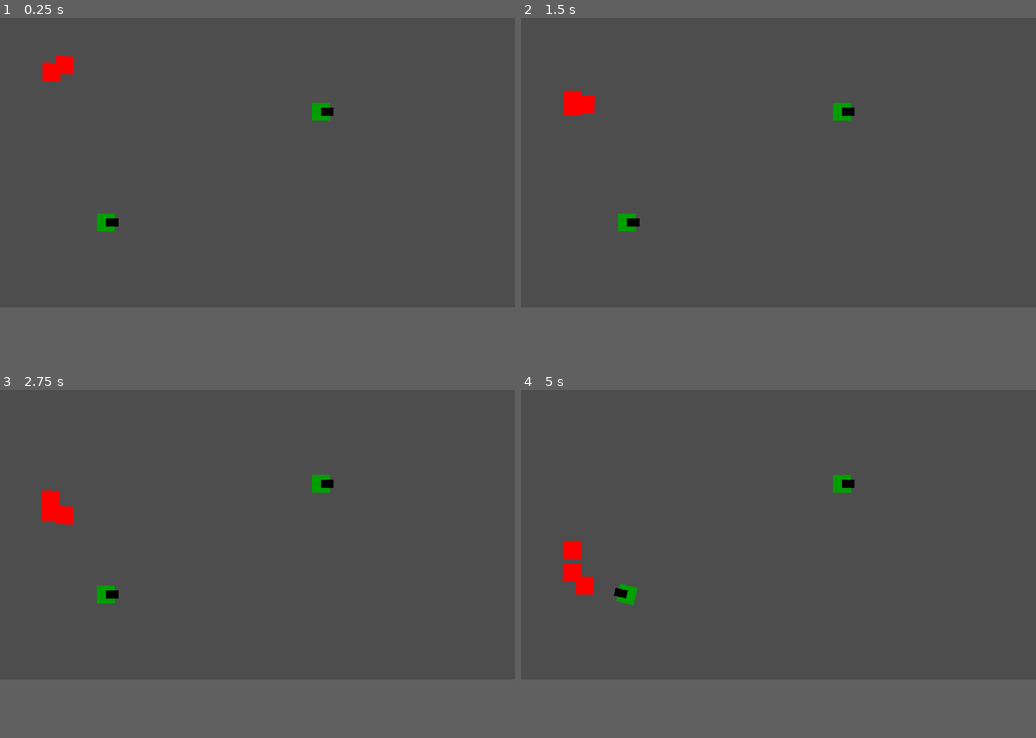
Above: before the commit, frames 1-4 (two rows, left to right).
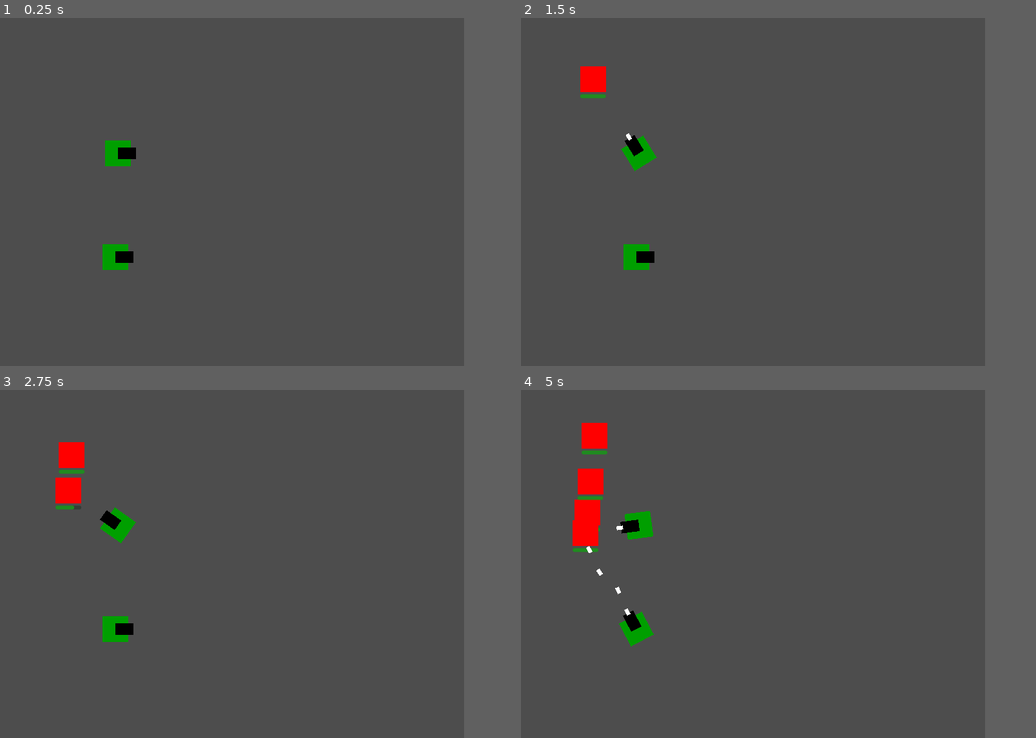
Above: after the commit, the same moments.

Repository: Th1nhNg0/Farm-Defender-Tactics
Game: Godot game, scene res://Scenes/MainScenes/main.tscn
The game is run twice, just before and just after one commit, with the same random seed, the same clock (stepped at 60 frames per second) and the same inputs.
Inputs:
- Up to frame 1 (0.25 s): no input
- Up to frame 2 (1.5 s): no input
- Up to frame 3 (2.75 s): no input
- Up to frame 4 (5 s): no input
In our replay, the window is 799x449 before the commit and 720x540 after it. These sizes can differ from the game's own. Grey fills any space a smaller window leaves; there, only what the larger window draws over its background counts as a difference.

The runs differ from the first frame. In frame 1, 1.6% of the frame differs, in the area x 8-65%, y 10-73%; in frame 2, 2.0%; in frame 3, 2.4%; in frame 4, 3.3%, in the area x 8-65%, y 9-74%.

Commit message:
Add BaseBullet and BaseTower scripts, implement shooting mechanism

Diff:
--- /dev/null
+++ b/Scenes/Characters/BaseBullet.tscn
@@ -0,0 +1,37 @@
+[gd_scene load_steps=3 format=3 uid="uid://dkfm0s4g4fil8"]
+
+[ext_resource type="Script" path="res://Scripts/BaseBullet.gd" id="1_afgib"]
+
+[sub_resource type="RectangleShape2D" id="RectangleShape2D_6nn0h"]
+size = Vector2(10, 6)
+
+[node name="RigidBody2D" type="RigidBody2D"]
+gravity_scale = 0.0
+script = ExtResource("1_afgib")
+
+[node name="CollisionShape2D" type="CollisionShape2D" parent="."]
+shape = SubResource("RectangleShape2D_6nn0h")
+
+[node name="BaseBullet" type="Node2D" parent="."]
+
+[node name="ColorRect" type="ColorRect" parent="BaseBullet"]
+anchors_preset = 8
+anchor_left = 0.5
+anchor_top = 0.5
+anchor_right = 0.5
+anchor_bottom = 0.5
+offset_left = -5.0
+offset_top = -3.0
+offset_right = 5.0
+offset_bottom = 3.0
+grow_horizontal = 2
+grow_vertical = 2
+
+[node name="Area2D" type="Area2D" parent="."]
+collision_layer = 0
+collision_mask = 16
+
+[node name="CollisionShape2D" type="CollisionShape2D" parent="Area2D"]
+shape = SubResource("RectangleShape2D_6nn0h")
+
+[connection signal="area_entered" from="Area2D" to="." method="_on_area_2d_area_entered"]
--- a/Scenes/Characters/BaseTower.tscn
+++ b/Scenes/Characters/BaseTower.tscn
@@ -42,5 +42,12 @@
 [node name="CollisionShape2D" type="CollisionShape2D" parent="Area2D"]
 shape = SubResource("CircleShape2D_tlro2")
 
+[node name="Timer" type="Timer" parent="."]
+autostart = true
+
+[node name="Marker2D" type="Marker2D" parent="."]
+position = Vector2(30, 0)
+
 [connection signal="area_entered" from="Area2D" to="." method="_on_area_2d_area_entered"]
 [connection signal="area_exited" from="Area2D" to="." method="_on_area_2d_area_exited"]
+[connection signal="timeout" from="Timer" to="." method="_on_timer_timeout"]
--- a/Scenes/Characters/Enemy.tscn
+++ b/Scenes/Characters/Enemy.tscn
@@ -4,10 +4,22 @@
 script/source = "extends PathFollow2D
 
 @export var SPEED: int=10
+@export var HEALTH:int = 50
+@onready var progress_bar = $ProgressBar
 
-# Called every frame. 'delta' is the elapsed time since the previous frame.
+func _ready():
+	progress_bar.max_value=HEALTH
+	progress_bar.value=HEALTH
+
 func _process(delta):
 	progress+=delta*SPEED
+
+
+func take_damage(damage:int):
+	HEALTH-=damage
+	progress_bar.value=HEALTH
+	if HEALTH<0:
+		queue_free()
 "
 
 [sub_resource type="RectangleShape2D" id="RectangleShape2D_30g0i"]
@@ -33,9 +45,18 @@
 grow_vertical = 2
 color = Color(1, 0, 0, 1)
 
-[node name="Area2D" type="Area2D" parent="."]
+[node name="EnemyBody" type="Area2D" parent="."]
 collision_layer = 16
 collision_mask = 0
 
-[node name="CollisionShape2D" type="CollisionShape2D" parent="Area2D"]
+[node name="CollisionShape2D" type="CollisionShape2D" parent="EnemyBody"]
 shape = SubResource("RectangleShape2D_30g0i")
+
+[node name="ProgressBar" type="ProgressBar" parent="."]
+self_modulate = Color(0, 1, 0, 1)
+offset_left = -20.0
+offset_top = 23.0
+offset_right = 20.0
+offset_bottom = 29.0
+value = 50.0
+show_percentage = false
--- a/Scenes/MainScenes/main.tscn
+++ b/Scenes/MainScenes/main.tscn
@@ -1,38 +1,32 @@
 [gd_scene load_steps=4 format=3 uid="uid://d3f7y5y7fkqe2"]
 
-[ext_resource type="PackedScene" uid="uid://cjri3m6cpa0ts" path="res://Scenes/Characters/Enemy.tscn" id="1_mdtpx"]
+[ext_resource type="Script" path="res://Scripts/MonsterSpawner.gd" id="2_lru8d"]
 [ext_resource type="PackedScene" uid="uid://b4r2kv38r4lo5" path="res://Scenes/Characters/BaseTower.tscn" id="2_m043f"]
 
 [sub_resource type="Curve2D" id="Curve2D_6x8n7"]
 _data = {
-"points": PackedVector2Array(0, 0, 0, 0, 115, 108, 0, 0, 0, 0, 113, 526, 0, 0, 0, 0, 372, 520, 0, 0, 0, 0, 360, 295, 0, 0, 0, 0, 368, 119, 0, 0, 0, 0, 666, 139, 0, 0, 0, 0, 653, 498, 0, 0, 0, 0, 880, 496, 0, 0, 0, 0, 857, 164, 0, 0, 0, 0, 768, 163, 0, 0, 0, 0, 743, 293, 0, 0, 0, 0, 840, 353, 0, 0, 0, 0, 817, 245)
+"points": PackedVector2Array(0, 0, 0, 0, 213, 121, 0, 0, 0, 0, 179, 491, 0, 0, 0, 0, 372, 520, 0, 0, 0, 0, 360, 295, 0, 0, 0, 0, 365, 207, 0, 0, 0, 0, 368, 119, 0, 0, 0, 0, 524, 135, 0, 0, 0, 0, 528, 481, 0, 0, 0, 0, 659, 477, 0, 0, 0, 0, 634, 159, 0, 0, 0, 0, 572, 314, 0, 0, 0, 0, 660, 384, 0, 0, 0, 0, 743, 293, 0, 0, 0, 0, 722, 238, 0, 0, 0, 0, 681, 203, 0, 0, 0, 0, 753, 186, 0, 0, 0, 0, 703, 167)
 }
-point_count = 13
+point_count = 17
 
-[node name="Node2D" type="Node2D"]
+[node name="MainScence" type="Node2D"]
 
 [node name="BaseTower" parent="." instance=ExtResource("2_m043f")]
-position = Vector2(237, 458)
+position = Vector2(183, 210)
 
 [node name="BaseTower2" parent="." instance=ExtResource("2_m043f")]
-position = Vector2(718, 210)
+position = Vector2(179, 371)
+reload_time = 0.2
 
-[node name="Path2D" type="Path2D" parent="."]
+[node name="Track" type="Path2D" parent="."]
+position = Vector2(-99, -50)
 curve = SubResource("Curve2D_6x8n7")
 
-[node name="Enemy" parent="Path2D" instance=ExtResource("1_mdtpx")]
-position = Vector2(115, 108)
-rotation = 1.57558
-SPEED = 50
+[node name="MonsterSpawner" type="Node" parent="." node_paths=PackedStringArray("Track")]
+script = ExtResource("2_lru8d")
+Track = NodePath("../Track")
 
-[node name="Enemy2" parent="Path2D" instance=ExtResource("1_mdtpx")]
-position = Vector2(145, 88)
-rotation = 1.57558
-h_offset = 30.0
-v_offset = -20.0
-SPEED = 70
+[node name="Timer" type="Timer" parent="MonsterSpawner"]
+autostart = true
 
-[node name="Enemy3" parent="Path2D" instance=ExtResource("1_mdtpx")]
-position = Vector2(115, 108)
-rotation = 1.57558
-SPEED = 60
+[connection signal="timeout" from="MonsterSpawner/Timer" to="MonsterSpawner" method="_on_timer_timeout"]
--- /dev/null
+++ b/Scripts/BaseBullet.gd
@@ -0,0 +1,18 @@
+class_name BaseBullet
+extends RigidBody2D
+
+@export var SPEED=200
+@export var DAMEAGE = 5
+
+func start(spawn_pos,target):
+	rotation  = spawn_pos.global_rotation
+	position = spawn_pos.global_position
+	var direction = (target.global_position - position).normalized()
+	linear_velocity=direction*SPEED
+
+
+func _on_area_2d_area_entered(area:Area2D):
+	if area.get_parent().has_method('take_damage'):
+		print('HIT')
+		area.get_parent().take_damage(DAMEAGE)
+		queue_free()
--- a/Scripts/BaseTower.gd
+++ b/Scripts/BaseTower.gd
@@ -1,6 +1,14 @@
 extends Node2D
 
+@export var reload_time:float = 0.5
+@onready var timer = $Timer
+@onready var marker_2d = $Marker2D
+var BaseBullet = preload("res://Scenes/Characters/BaseBullet.tscn")
+
 var enemies:Array[PathFollow2D]=[]
+
+func _ready():
+	timer.wait_time = reload_time
 
 func _process(delta):
 	var enemy=get_enemy_with_highest_progress_ratio()
@@ -13,14 +21,19 @@
 func _on_area_2d_area_exited(area):
 	enemies.erase(area.get_parent())
 
-
 func get_enemy_with_highest_progress_ratio():
 	var max_progress = 0.0
 	var leader = null
-
 	for enemy in enemies:
 		if enemy.progress_ratio > max_progress:
 			max_progress = enemy.progress_ratio
 			leader = enemy
 
 	return leader
+
+func _on_timer_timeout():
+	var enemy=get_enemy_with_highest_progress_ratio()
+	if enemy:
+		var new_bullet:RigidBody2D =BaseBullet.instantiate()
+		new_bullet.start(marker_2d,enemy)
+		get_parent().add_child(new_bullet)
--- /dev/null
+++ b/Scripts/MonsterSpawner.gd
@@ -0,0 +1,12 @@
+extends Node
+
+@export var Track:Path2D
+@onready var timer = $Timer
+var ENEMY = preload("res://Scenes/Characters/Enemy.tscn")
+
+
+func _on_timer_timeout():
+	print('HI')
+	var enemy=ENEMY.instantiate()
+	enemy.SPEED=randf_range(30,80)
+	Track.add_child(enemy)
--- a/project.godot
+++ b/project.godot
@@ -14,6 +14,11 @@
 run/main_scene="res://Scenes/MainScenes/main.tscn"
 config/features=PackedStringArray("4.1", "Forward Plus")
 
+[display]
+
+window/size/viewport_width=720
+window/size/viewport_height=540
+
 [layer_names]
 
 2d_physics/layer_5="Enemy layer"
